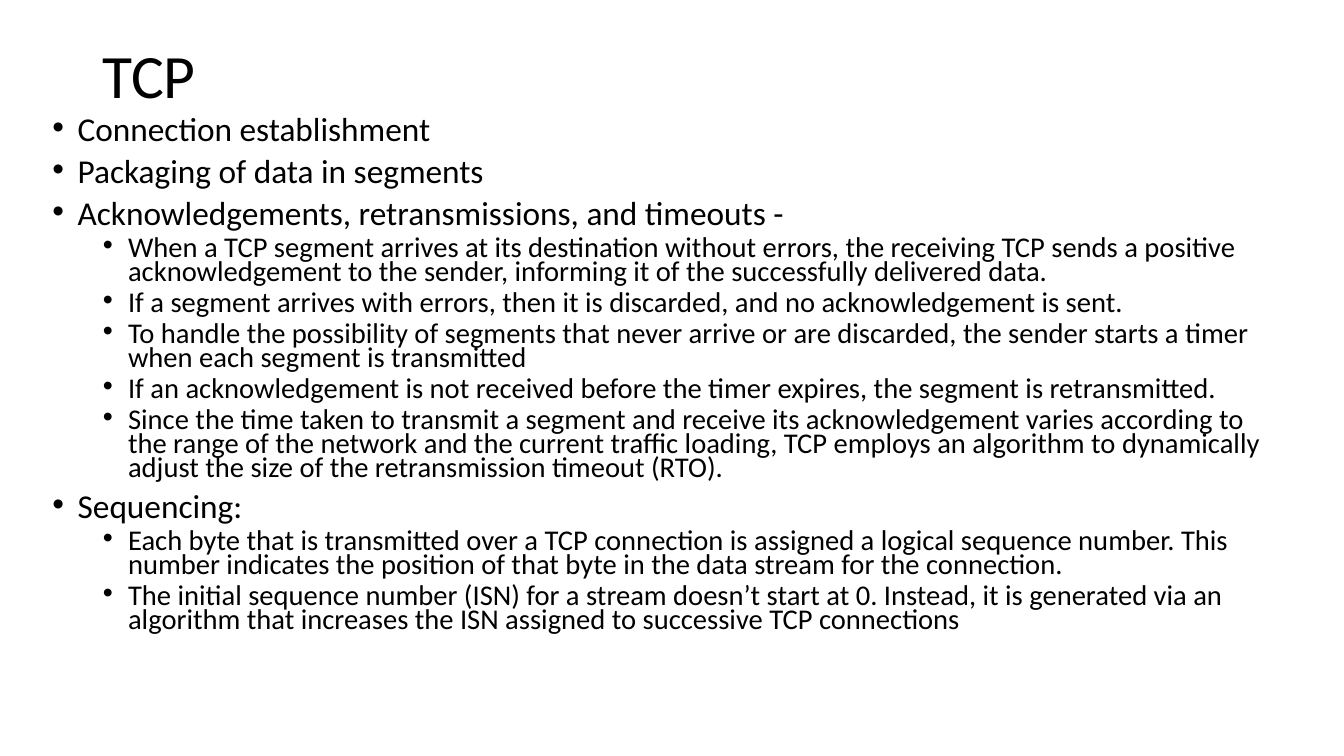
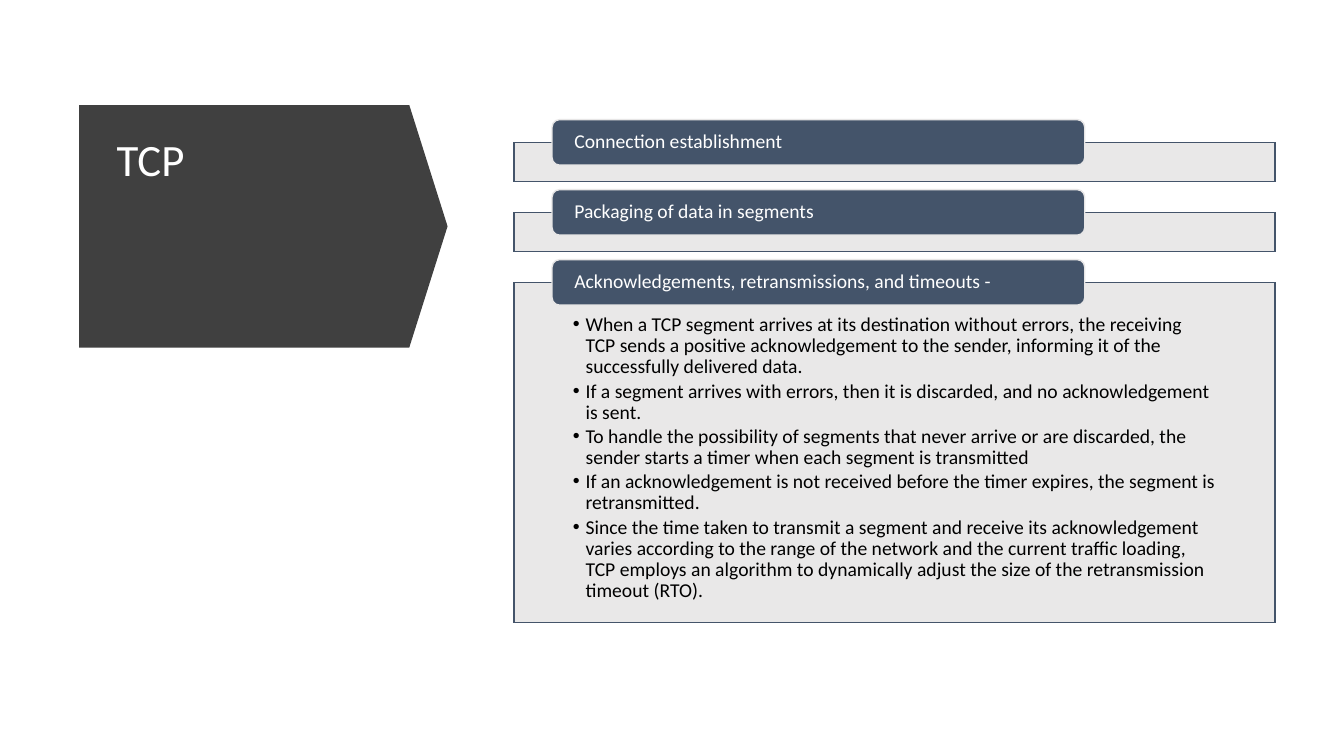
Before and after one commit to vu-resilient-distributed-systems/lectures-fall-2019, a slide deck: slide 50 of Module-1-Networking/Networking.pptx (slide 48 before the commit). Drawn at 1344x756 pixels with LibreOffice and Linux fonts; fonts in the diff are those of the drawing. Boxes give left, top, right and bottom in pixels: in the first picture for what was removed or moved away, otherwise in the second. Text is boxed around its words. In the diff, an @@ line names an element or a change of style, - is before the commit and + after.

```diff
--- a/Module-1-Networking/Networking.pptx
+++ b/Module-1-Networking/Networking.pptx
@@ text at bbox=[78, 118, 766, 231]: paragraphs removed @@
-• Connection establishment
-• Packaging of data in segments
-• Acknowledgements, retransmissions, and timeouts -
@@ down arrow added at bbox=[79, 105, 448, 348], fill #404040 @@
@@ title "TCP": place and size @@
-title "TCP" at bbox=[102, 58, 195, 99]
+title "TCP" at bbox=[117, 147, 185, 177]
@@ title "TCP" at bbox=[117, 147, 185, 177]: size 44 to 32 pt, text colour #000000 to #FFFFFF @@
@@ text "When a TCP segment arrives ...": place and size @@
-text "When a TCP segment arrives ..." at bbox=[78, 118, 1259, 634]
+text "When a TCP segment arrives ..." at bbox=[586, 317, 1214, 600]
@@ text "When a TCP segment arrives ..." at bbox=[586, 317, 1214, 600]: size 20.4 to 14 pt; indent changed; line spacing 0.7 to 0.9; less space between paragraphs @@
@@ group added at bbox=[514, 120, 1275, 623]: 3 rectangles, 3 rounded rectangles, 3 texts @@
+Connection establishment
+Packaging of data in segments
+Acknowledgements, retransmissions, and timeouts -
@@ text at bbox=[78, 495, 1228, 634]: paragraphs removed @@
-• Sequencing:
-  • Each byte that is transmitted over a TCP connection is assigned a logical sequence number. This number indicates the position of that byte in the data stream for the connection.
-  • The initial sequence number (ISN) for a stream doesn’t start at 0. Instead, it is generated via an algorithm that increases the ISN assigned to successive TCP connections
```
Also in this commit, not shown: 7 other slides changed, 8 slides added, 39 other files.
